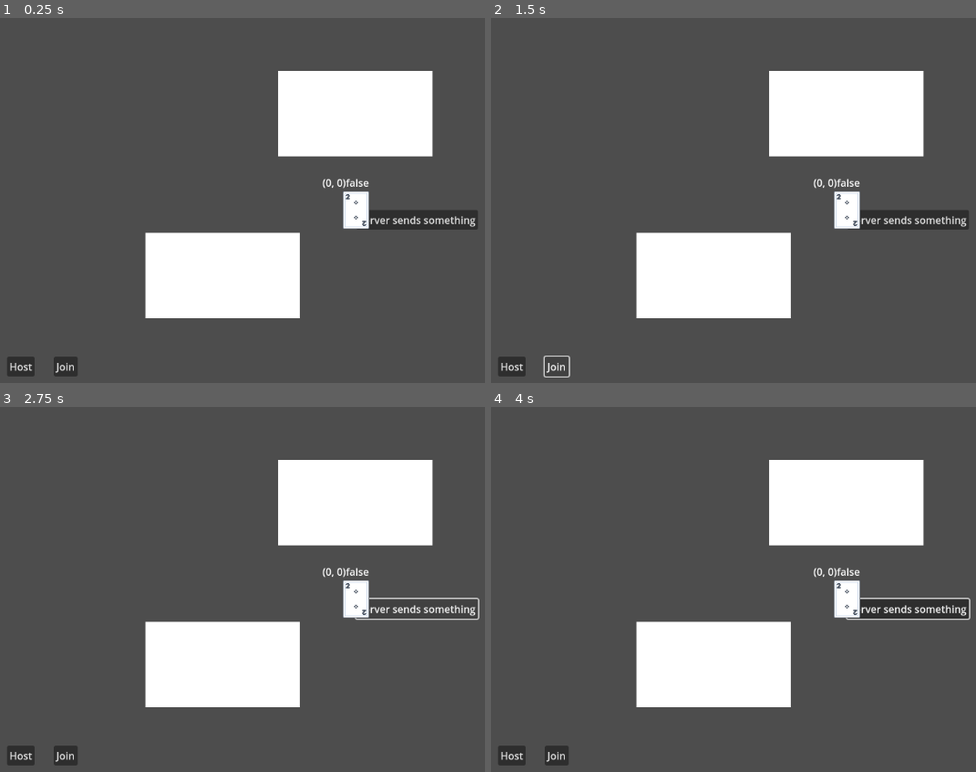
Above: before the commit, frames 1-4 (two rows, left to right).
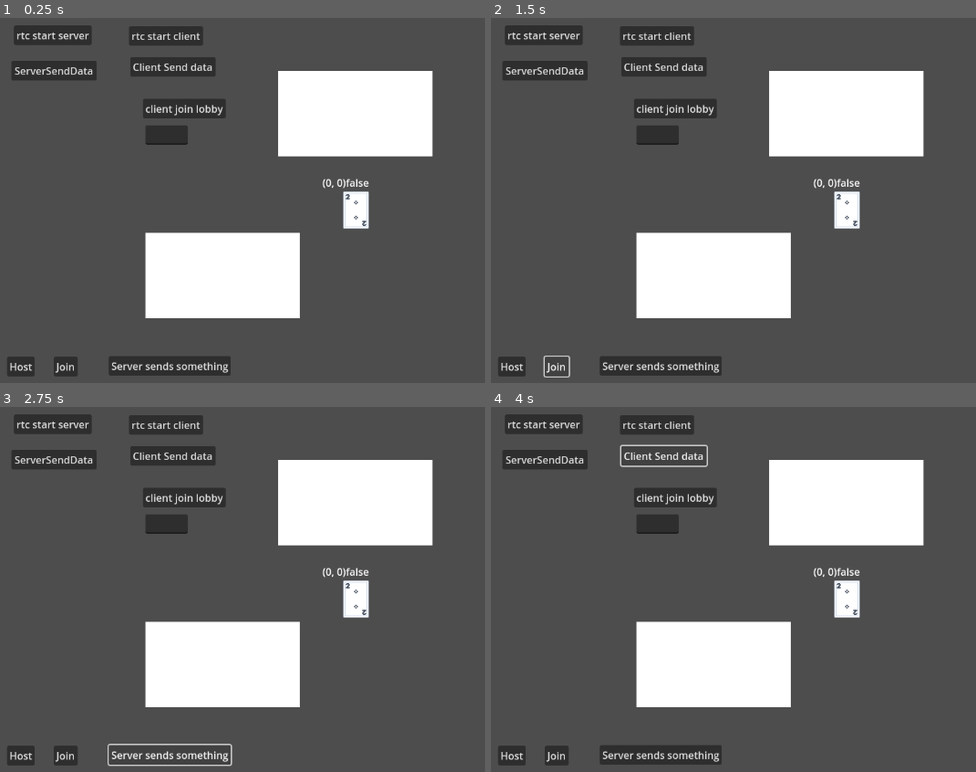
Above: after the commit, the same moments.

Repository: daoqingao/godotProject
Game: Godot game, scene res://scene/game.tscn
Same seed, same stepped clock (60 frames per second), same inputs: the game is played once before the commit and once after it.
Inputs (mouse positions are in pixels of both pictures, inside the frame that each line leads up to):
- Up to frame 1 (0.25 s): no input
- Up to frame 2 (1.5 s): click "Host" at 0.5 s; click "Join" at 1.25 s
- Up to frame 3 (2.75 s): click "Server sends something" at 2 s
- Up to frame 4 (4 s): click (675, 498) at 2.75 s, where only the run after the commit has a clickable "client join lobby"; click (665, 454) at 3.5 s, where only the run after the commit has a clickable "Client Send data"

The runs differ from the first frame. In frame 1, 6.7% of the frame differs, in the area x 2-99%, y 2-98%; in frame 2, 6.7%; in frame 3, 5.5%; in frame 4, 6.5%.

Commit message:
signal peer rtc websocket

Diff:
--- /dev/null
+++ b/ClientRtc.gd
@@ -0,0 +1,171 @@
+extends Node
+
+
+enum Message{
+	id,
+	join,
+	userConnected,
+	userDisconnected,
+	lobby,
+	candidate,
+	offer,
+	answer,
+	checkIn
+}
+
+var id = 0
+var hostId:int
+var peer = WebSocketMultiplayerPeer.new()
+var rtcPeer:WebRTCMultiplayerPeer = WebRTCMultiplayerPeer.new() #this represents the multiplayer establishment and contains the peer we connected to
+var currentLocalPlayersInLobby = {}
+
+var lobbyValue
+# Called when the node enters the scene tree for the first time.
+func _ready():
+	multiplayer.connected_to_server.connect(RTCServerConnected)
+	multiplayer.peer_connected.connect(RTCPeerConnected)
+	multiplayer.peer_disconnected.connect(RTCPeerDisconnected)
+
+func RTCServerConnected():
+	print("client rtc connected")
+func RTCPeerConnected(id):
+	print("client rtc RTCPeerConnected", id)
+func RTCPeerDisconnected(id):
+	print("client rtc RTCPeerDisconnected", id)
+# Called every frame. 'delta' is the elapsed time since the previous frame.
+func connected(id):
+	rtcPeer.create_mesh(id)
+	multiplayer.multiplayer_peer = rtcPeer
+func _process(delta):
+	peer.poll() #
+	if peer.get_available_packet_count() > 0:
+		var packet = peer.get_packet()
+		if packet != null:
+			var dataString = packet.get_string_from_utf8()
+			var data = JSON.parse_string(dataString)
+			if data.message==Message.join:
+				print("client: got data", data)
+				self.id = data.id
+				connected(id)
+			if data.message == Message.userConnected:
+				#print("client: connected to lobby, current has this many plays in it", data.players.size())
+				createPeer(data.id)
+
+			if data.message == Message.lobby:
+				#updates from the lobby
+				hostId = data.hostId
+				$LineEdit.text = str(data.lobbyId)
+				lobbyValue = data.lobbyId
+
+				currentLocalPlayersInLobby = JSON.parse_string(data.lobby)
+				print("client localPlayer is: ", str(currentLocalPlayersInLobby))
+			if data.message== Message.candidate:
+				if rtcPeer.has_peer(data.orgPeer):
+					print("got candidate:", data.orgPeer, "my id is ", str(id))
+					rtcPeer.get_peer(data.orgPeer).connection.add_ice_candidate(data.mid,data.index,data.sdp)
+			if data.message == Message.offer:
+				if rtcPeer.has_peer(data.orgPeer):
+					rtcPeer.get_peer(data.orgPeer).connection.set_remote_description("offer", data.data)
+			if data.message == Message.answer:
+				if rtcPeer.has_peer(data.orgPeer):
+					rtcPeer.get_peer(data.orgPeer).connection.set_remote_description("offer", data.data)
+
+func createPeer(id):
+	if id != self.id:
+		var peer: WebRTCPeerConnection = WebRTCPeerConnection.new()
+		peer.initialize({
+			"iceServers" : [{
+				"urls": ["stun:stun.l.google.com:19302"]
+			}]
+		})
+
+		print("binding id" + str(id) + "my id is ", str(self.id))
+
+		peer.session_description_created.connect(self.offerCreated.bind(id))
+		peer.ice_candidate_created.connect(self.iceCandidateCreated.bind(id))
+		rtcPeer.add_peer(peer,id)
+
+
+		if id < rtcPeer.get_unique_id():
+			peer.create_offer() #the host should be the person that creates the offer , meaning establish connection
+		pass
+
+func offerCreated(type,data,id):
+	if !rtcPeer.has_peer(id): #if the peer connection was not established
+		return
+	rtcPeer.get_peer(id).connection.set_local_description(type,data)	#both client and server makes a local description and sends to both side
+
+	if type == "offer":
+		sendOffer(id, data)
+	else:
+		sendAnswer(id, data)
+
+func sendOffer(id, data): #offer is server reaching out to client to send their information
+	var message = {
+		"peer": id,
+		"orgPeer": self.id,
+		"message" : Message.offer,
+		"data": data,
+		"lobby": lobbyValue
+	}
+	peer.put_packet(JSON.stringify(message).to_utf8_buffer())
+
+func sendAnswer(id, data): #send is the response
+	var message = {
+		"peer": id,
+		"orgPeer": self.id,
+		"message" : Message.answer,
+		"data": data,
+		"lobby": lobbyValue
+	}
+	peer.put_packet(JSON.stringify(message).to_utf8_buffer())
+
+func iceCandidateCreated(midName, indexName, sdpName, id):
+	print("iceCandidateCreated created")
+	var message = {
+		"peer": id,
+		"orgPeer": self.id,
+		"message" : Message.candidate,
+		"mid": midName,
+		"index": indexName,
+		"sdp": sdpName,
+		"lobby": lobbyValue
+	}
+	peer.put_packet(JSON.stringify(message).to_utf8_buffer())
+
+func connectToServer(ip):
+	peer.create_client("ws://127.0.0.1:8915")
+	print("client: started")
+
+
+func _on_start_client_pressed():
+	connectToServer("")
+	pass # Replace with function body.
+
+
+@rpc("any_peer")
+func ping():
+	print("ping from@@"+ str(multiplayer.get_remote_sender_id()))
+
+func _on_client_send_data_pressed():
+	ping()
+	var message = {
+		message  = Message.join,
+		data = "client data"
+	}
+	print("client: sends", str(message))
+	var messageBytes = JSON.stringify(message).to_utf8_buffer()
+	peer.put_packet(messageBytes)
+	pass # Replace with function body.
+
+func sendToAll(data):
+	var messageBytes = JSON.stringify(data).to_utf8_buffer()
+	peer.put_packet(messageBytes)
+func _on_client_join_lobby_pressed():
+	var message = {
+		"id": id,
+		"message": Message.lobby,
+		"lobbyId": $LineEdit.text
+	}
+	sendToAll(message)
+	pass # Replace with function body.
--- /dev/null
+++ b/ServerRtc.gd
@@ -0,0 +1,124 @@
+extends Node
+
+enum Message{
+	id,
+	join,
+	userConnected,
+	userDisconnected,
+	lobby,
+	candidate,
+	offer,
+	answer,
+	checkIn
+}
+
+var peer = WebSocketMultiplayerPeer.new()
+var users = {}
+
+var lobbies = {}
+func _ready():
+	#SERVER_ADDRESS = "150.136.95.172" # uncomment to connect to server
+	#if("--server" in OS.get_cmdline_args()):
+		##any thing that is for the oracle server
+		#SERVER_ADDRESS = "0.0.0.0"
+		#startServer()
+	peer.peer_connected.connect(peer_connected)
+	peer.peer_disconnected.connect(peer_disconnected)
+func _process(delta):
+	peer.poll() #
+	if peer.get_available_packet_count() > 0:
+		var packet = peer.get_packet()
+		if packet != null:
+			var dataString = packet.get_string_from_utf8()
+			var data = JSON.parse_string(dataString)
+			print("server: got data",data)
+			if data.message == Message.lobby:
+				joinLobby(data.id,data.lobbyId)
+			if data.message == Message.offer || data.message == Message.answer || data.message== Message.candidate:
+				#need to pass the data to the other users.............................. ????????
+				print("source id is "+ str(data.orgPeer) )
+				sendToClient(data.peer,data)
+func peer_connected(id):
+	users[id] = {
+		"id": id,
+		"name": id,
+		"message": Message.join
+	}
+	var messageBytes = JSON.stringify(users[id]).to_utf8_buffer()
+	peer.get_peer(id).put_packet(messageBytes)
+	print("server: client connected ",id )
+func peer_disconnected(id):
+	print("server: client connected ",id )
+func startServer():
+	peer.create_server(8915)
+	print("server: started")
+
+func generate_random_string() -> String:
+	var n = 10 # size of the string
+	var chars = "abcdefghijklmnopqrstuvwxyzABCDEFGHIJKLMNOPQRSTUVWXYZ0123456789"
+	var result = ""
+	for i in range(n):
+		var random_index = randi() % chars.length()
+		result += chars[random_index]
+	return result
+
+func joinLobby(userId:int, lobbyId: String):
+	print("usersId:", userId)
+	print(str(users))
+	print(str(users[userId]))
+
+	var currentUser = users[userId]
+	if lobbyId == "": #if no lobby, you create one
+		lobbyId = generate_random_string()
+		print("server: generated lobby of id: ", lobbyId)
+		self.lobbies[lobbyId] = LobbyRtc.new(userId)
+	else:
+		print("server: joining lobby ", lobbyId)
+	var player = lobbies[lobbyId].addPlayer(userId,currentUser)
+
+	for p in lobbies[lobbyId].players:
+
+		var data = { #triggering a userConnected both ways to make rtc
+			"message" : Message.userConnected,
+			"id": userId
+		}
+		sendToClient(p,data) #sending data to
+		var data2 = {
+			"message" : Message.userConnected,
+			"id": p
+		}
+		sendToClient(userId,data2)
+		var lobbyInfo = {
+			"message": Message.lobby,
+			"lobby": JSON.stringify(lobbies[lobbyId].players),
+					"hostId": lobbies[lobbyId].hostId,
+		"lobbyId": lobbyId,
+		}
+		sendToClient(p,lobbyInfo)
+
+	var data = {
+		"message": Message.userConnected,
+		"id": userId,
+		"hostId": lobbies[lobbyId].hostId,
+		"lobbyId": lobbyId,
+		"players": lobbies[lobbyId].players,
+	}
+	sendToClient(userId,data)
+
+func sendToClient(clientId, data):
+	var messageBytes = JSON.stringify(data).to_utf8_buffer()
+	peer.get_peer(clientId).put_packet(messageBytes)
+func _on_start_server_pressed():
+	startServer()
+	pass # Replace with function body.
+
+
+func _on_server_send_data_pressed():
+	var message = {
+		message  = Message.id,
+		data = "server data"
+	}
+	print("server: sends", str(message))
+	var messageBytes = JSON.stringify(message).to_utf8_buffer()
+	peer.put_packet(messageBytes) #broadcast data to all client!
+	pass # Replace with function body.
--- /dev/null
+++ b/scene/LobbyRtc.gd
@@ -0,0 +1,16 @@
+extends Node
+
+class_name LobbyRtc
+var hostId: int
+var players : Dictionary = {}
+
+func _init(id):
+	hostId = id
+
+func addPlayer(id,name):
+	players[id] = {
+		"name": name,
+		"id": id,
+		"index": players.size() +1
+	}
+	return players[id]
--- a/scene/game.tscn
+++ b/scene/game.tscn
@@ -1,9 +1,12 @@
-[gd_scene load_steps=6 format=3 uid="uid://iq7kcx68qrpj"]
+[gd_scene load_steps=9 format=3 uid="uid://iq7kcx68qrpj"]
 
 [ext_resource type="Script" path="res://scripts/GameManager.gd" id="1_agiwi"]
 [ext_resource type="Script" path="res://scripts/ConnectionManager.gd" id="2_1kw7d"]
 [ext_resource type="Script" path="res://scripts/CardManager.gd" id="2_efeh0"]
 [ext_resource type="PackedScene" uid="uid://bw0j2cm606iv" path="res://fab/Card.tscn" id="3_diurv"]
+[ext_resource type="Script" path="res://ClientRtc.gd" id="5_aaij1"]
+[ext_resource type="Script" path="res://ServerRtc.gd" id="6_rabtt"]
+[ext_resource type="Script" path="res://scene/LobbyRtc.gd" id="7_x5eif"]
 
 [sub_resource type="RectangleShape2D" id="RectangleShape2D_nm32r"]
 size = Vector2(258, 159)
@@ -67,13 +70,71 @@
 "
 
 [node name="ServerDoSomething" type="Button" parent="ConnectionManager"]
-offset_right = 193.0
-offset_bottom = 31.0
+offset_left = -391.0
+offset_top = 231.0
+offset_right = -198.0
+offset_bottom = 262.0
 text = "Server sends something"
 
 [node name="Camera2D" type="Camera2D" parent="."]
 
 [node name="DebugCard" parent="." instance=ExtResource("3_diurv")]
+
+[node name="Rtc" type="Control" parent="."]
+layout_mode = 3
+anchors_preset = 0
+offset_right = 40.0
+offset_bottom = 40.0
+
+[node name="ClientRtc" type="Node" parent="Rtc"]
+script = ExtResource("5_aaij1")
+
+[node name="LineEdit" type="LineEdit" parent="Rtc/ClientRtc"]
+offset_left = -333.0
+offset_top = -134.0
+offset_right = -265.938
+offset_bottom = -103.0
+
+[node name="StartClient" type="Button" parent="Rtc/ClientRtc"]
+offset_left = -359.0
+offset_top = -291.0
+offset_right = -242.0
+offset_bottom = -260.0
+text = "rtc start client"
+
+[node name="ClientJoinLobby" type="Button" parent="Rtc/ClientRtc"]
+offset_left = -337.0
+offset_top = -176.0
+offset_right = -206.0
+offset_bottom = -145.0
+text = "client join lobby"
+
+[node name="ClientSendData" type="Button" parent="Rtc/ClientRtc"]
+offset_left = -357.0
+offset_top = -242.0
+offset_right = -222.0
+offset_bottom = -211.0
+text = "Client Send data"
+
+[node name="ServerRtc" type="Node" parent="Rtc"]
+script = ExtResource("6_rabtt")
+
+[node name="ServerSendData" type="Button" parent="Rtc/ServerRtc"]
+offset_left = -545.0
+offset_top = -236.0
+offset_right = -410.0
+offset_bottom = -205.0
+text = "ServerSendData"
+
+[node name="StartServer" type="Button" parent="Rtc/ServerRtc"]
+offset_left = -541.0
+offset_top = -292.0
+offset_right = -418.0
+offset_bottom = -261.0
+text = "rtc start server"
+
+[node name="LobbyRtc" type="Node" parent="Rtc"]
+script = ExtResource("7_x5eif")
 
 [connection signal="area_entered" from="CardManager/CardDropArea2d" to="CardManager" method="_on_card_drop_area_2d_area_entered"]
 [connection signal="area_exited" from="CardManager/CardDropArea2d" to="CardManager" method="_on_card_drop_area_2d_area_exited"]
@@ -82,3 +143,8 @@
 [connection signal="pressed" from="ConnectionManager/Host" to="ConnectionManager" method="_on_host_pressed"]
 [connection signal="pressed" from="ConnectionManager/Join" to="ConnectionManager" method="_on_join_pressed"]
 [connection signal="pressed" from="ConnectionManager/ServerDoSomething" to="ConnectionManager" method="_on_server_do_something_pressed"]
+[connection signal="pressed" from="Rtc/ClientRtc/StartClient" to="Rtc/ClientRtc" method="_on_start_client_pressed"]
+[connection signal="pressed" from="Rtc/ClientRtc/ClientJoinLobby" to="Rtc/ClientRtc" method="_on_client_join_lobby_pressed"]
+[connection signal="pressed" from="Rtc/ClientRtc/ClientSendData" to="Rtc/ClientRtc" method="_on_client_send_data_pressed"]
+[connection signal="pressed" from="Rtc/ServerRtc/ServerSendData" to="Rtc/ServerRtc" method="_on_server_send_data_pressed"]
+[connection signal="pressed" from="Rtc/ServerRtc/StartServer" to="Rtc/ServerRtc" method="_on_start_server_pressed"]
--- a/scripts/GameManager.gd
+++ b/scripts/GameManager.gd
@@ -1,4 +1,6 @@
 extends Node2D
+
+
 
 func _ready():
 	return
--- a/server/server.gd
+++ b/server/server.gd
@@ -1,15 +1,18 @@
 extends Node2D
 ##################SHARED SCHEMAS>?
 
-const MAX_CONNECTIONS = 20
-const SERVER_ADDRESS = "127.0.0.1" # IPv4 localhost
-const SERVER_PORT = 7000
+var MAX_CONNECTIONS = 20
+var SERVER_ADDRESS = "127.0.0.1" # IPv4 localhost
+
+var SERVER_PORT = 7000
 func _ready():
+	SERVER_ADDRESS = "150.136.95.172" # uncomment to connect to server
 	if("--server" in OS.get_cmdline_args()):
+		#any thing that is for the oracle server
+		SERVER_ADDRESS = "0.0.0.0"
 		startServer()
-	return
 
-#server and client
+#server and client gets this call
 func _on_server_receive_client_connect(id):
 	print("server signals to client: client connected from the server",id)
 func _on_server_receive_client_disconnect(id):
@@ -29,7 +32,7 @@
 		#return str(peerId)
 
 ###################################### SERVER ONLY
-##<PlayerId, PlayerData> some terrible dynamic bruh
+##<PlayerId, PlayerData>
 var serverPlayers = {} #pretend this to be just a dictionary of players i cant set types...
 
 func startServer():
@@ -41,12 +44,15 @@
 	multiplayer.multiplayer_peer = peer #means that we make the
 	multiplayer.peer_connected.connect(_on_server_receive_client_connect)
 	multiplayer.peer_disconnected.connect(_on_server_receive_client_disconnect)
-	print("server: server started")
+	print("server: server started on server and port", SERVER_ADDRESS, ":", SERVER_PORT)
 
 # server calls the client.
-#any peer can send data to server
-
 ## you cannot pass an Object into the data field through rpc, its so stupid
+#NOTE: this function is only called by the client
+# an example call from client is
+#rpc_id 1 = server	SendClientDataToServer.rpc_id(1, ActionTypes.STARTGAME, null)
+#any peer means any client can call this function
+#call remote means only the server would get this function call
 @rpc("any_peer","call_remote")
 func SendClientDataToServer(actionType: ActionTypes,data):
 	if actionType==ActionTypes.CONNECT:
@@ -78,6 +84,7 @@
 	var peer: ENetMultiplayerPeer = ENetMultiplayerPeer.new()
 	if peer.create_client(SERVER_ADDRESS, SERVER_PORT):
 		printerr("Error creating the client")
+		print("error creating clinet", str(peer))
 	multiplayer.multiplayer_peer = peer
 	multiplayer.peer_connected.connect(_on_server_receive_client_connect)
 	multiplayer.peer_disconnected.connect(_on_server_receive_client_disconnect)
@@ -97,8 +104,15 @@
 
 func askServerToStartGame():
 	print("asked server to start a game")
+	# NOTE THAT RPC_ID(1) means A CALL TO THE SERVER
 	SendClientDataToServer.rpc_id(1, ActionTypes.STARTGAME, null)
-#authority means the server sends data back to
+
+#PLEASE NOTE: THIS FUNCTION IS CALLED BY THE SERVER
+#THE CLIENT RECEIVES THIS FUNCTION, THE FUNCTION NAME IS CORRECT,
+# AUTHORITY means only the SERVER CAN CALL THIS
+# CALL REMOTE MEANS ONLY CLIENTS WOULD GET THIS FUNCTION CALLED
+# CALL_LOCAL WOULD MEAN THE SERVER WOULD ALSO GET THIS FUNCTION CALLED
+#THE PURPOSE OF THIS FUNCTION IS for the server to send data back to ALL OF THE CLIENTS, essentially propagating data
 @rpc("authority","call_remote")
 func SendServerPlayerDataToClient(actionType,data):
 	if(actionType== ActionTypes.CONNECT):
--- /dev/null
+++ b/webrtc/LICENSE.json
@@ -0,0 +1,21 @@
+MIT License
+
+Copyright (c) 2013-2022 Niels Lohmann
+
+Permission is hereby granted, free of charge, to any person obtaining a copy
+of this software and associated documentation files (the "Software"), to deal
+in the Software without restriction, including without limitation the rights
+to use, copy, modify, merge, publish, distribute, sublicense, and/or sell
+copies of the Software, and to permit persons to whom the Software is
+furnished to do so, subject to the following conditions:
+
+The above copyright notice and this permission notice shall be included in all
+copies or substantial portions of the Software.
+
+THE SOFTWARE IS PROVIDED "AS IS", WITHOUT WARRANTY OF ANY KIND, EXPRESS OR
+IMPLIED, INCLUDING BUT NOT LIMITED TO THE WARRANTIES OF MERCHANTABILITY,
+FITNESS FOR A PARTICULAR PURPOSE AND NONINFRINGEMENT. IN NO EVENT SHALL THE
+AUTHORS OR COPYRIGHT HOLDERS BE LIABLE FOR ANY CLAIM, DAMAGES OR OTHER
+LIABILITY, WHETHER IN AN ACTION OF CONTRACT, TORT OR OTHERWISE, ARISING FROM,
+OUT OF OR IN CONNECTION WITH THE SOFTWARE OR THE USE OR OTHER DEALINGS IN THE
+SOFTWARE.
Not shown, changed: export_presets.cfg
Not shown, changed: .gitignore
Not shown, changed: export/CardGame.apk
Not shown, removed: export/CardGame.apk.idsig
Not shown, removed: export/CardGame.console.exe
Not shown, changed: export/CardGame.exe
Not shown, removed: export/CardGame.pck
Not shown, added: scene/gamBE7A.tmp
Not shown, added: webrtc/LICENSE.libdatachannel
Not shown, added: webrtc/LICENSE.libjuice
Not shown, added: webrtc/LICENSE.libsrtp
Not shown, added: webrtc/LICENSE.openssl
(and 23 more such lines)
